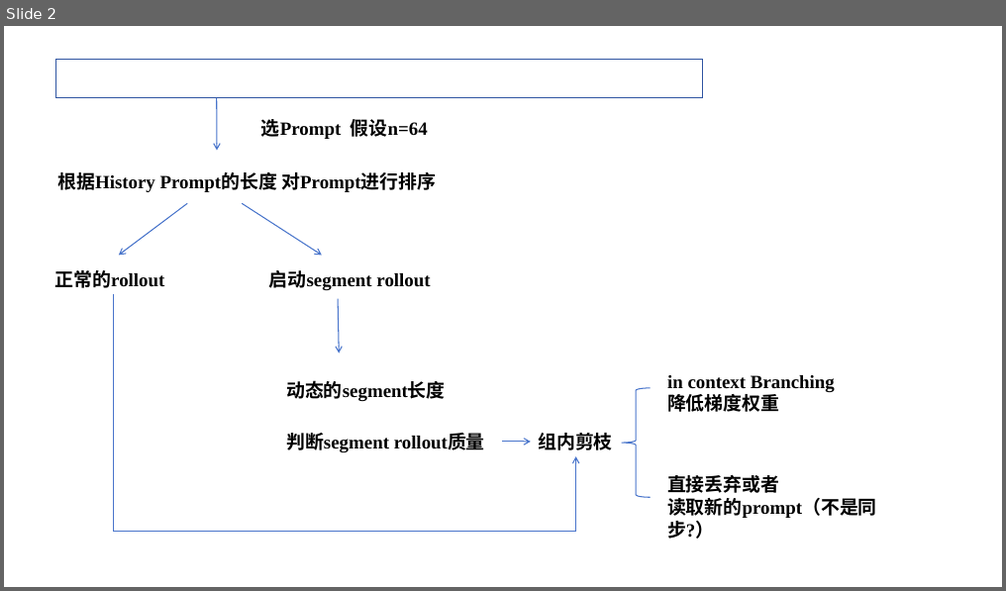
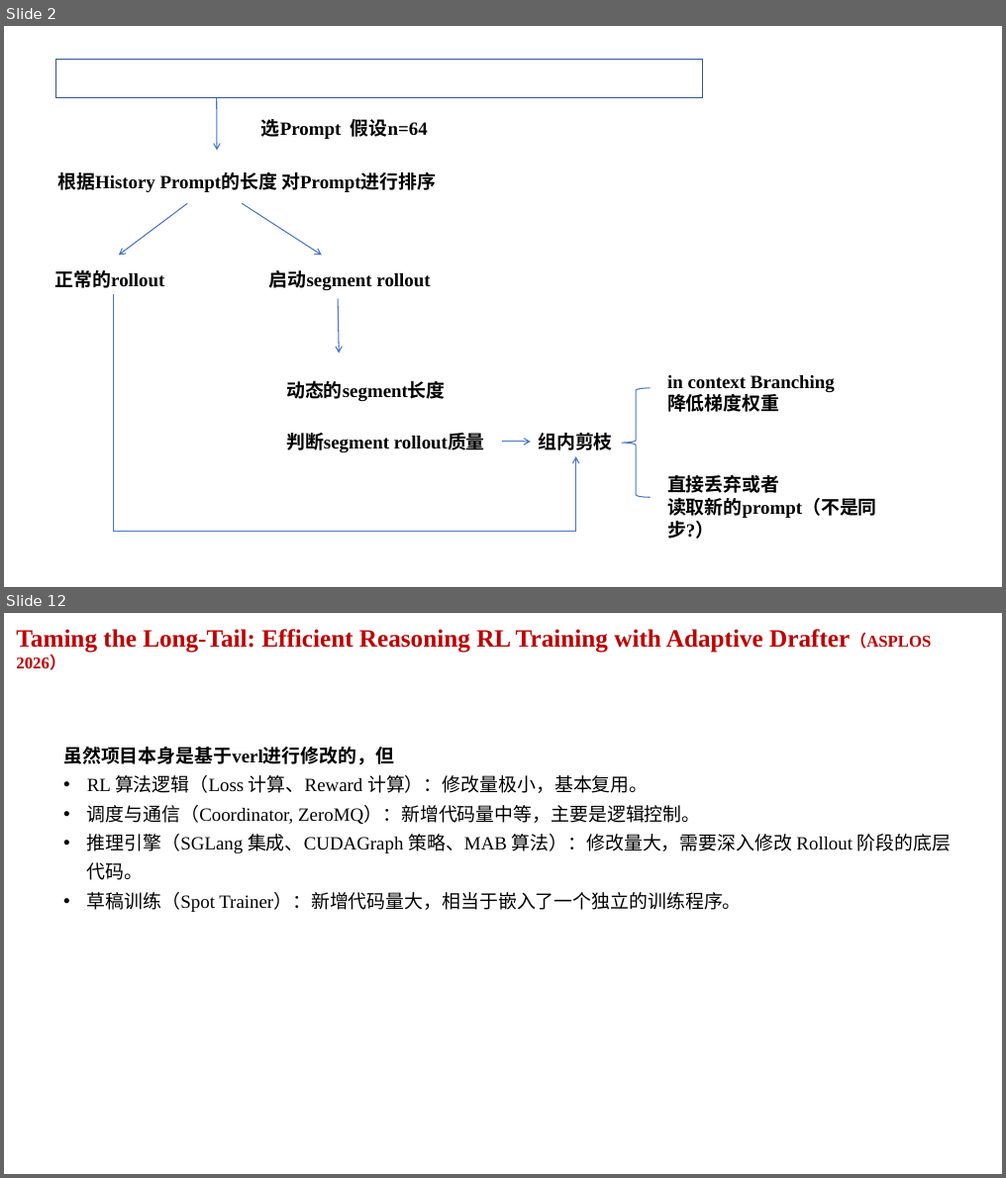
Before and after one commit to Watsontao/mindrlhf, a slide deck: 方案.pptx. Shown one above the other, each under a label of ours: slide 2 before the commit, slides 2 and 12 after it; the slides between them are not shown. The pictures are 1006x591 and 1006x1178 pixels, drawn with LibreOffice and Linux fonts; fonts in the diff are those of the drawing. Boxes give left, top, right and bottom in pixels: in the first picture for what was removed or moved away, otherwise in the second. Text is boxed around its words. In the diff, an @@ line names an element or a change of style, - is before the commit and + after.

```diff
--- a/方案.pptx
+++ b/方案.pptx
@@ slide 12 added at (4, 613, 1002, 1174), background #FFFFFF @@
@@ text added at (16, 629, 932, 653), 24 pt, text #C00000, bold @@
+Taming the Long-Tail: Efficient Reasoning RL Training with Adaptive Drafter（ASPLOS 2026）
@@ text added at (63, 747, 950, 912), 18 pt, text #000000 @@
+虽然项目本身是基于verl进行修改的，但
+• RL 算法逻辑（Loss 计算、Reward 计算）：修改量极小，基本复用。
+• 调度与通信（Coordinator, ZeroMQ）：新增代码量中等，主要是逻辑控制。
+• 推理引擎（SGLang 集成、CUDAGraph 策略、MAB 算法）：修改量大，需要深入修改 Rollout 阶段的底层代码。
+• 草稿训练（Spot Trainer）：新增代码量大，相当于嵌入了一个独立的训练程序。
```
Also in this commit, not shown: 11 other slides added, 1 other file.
